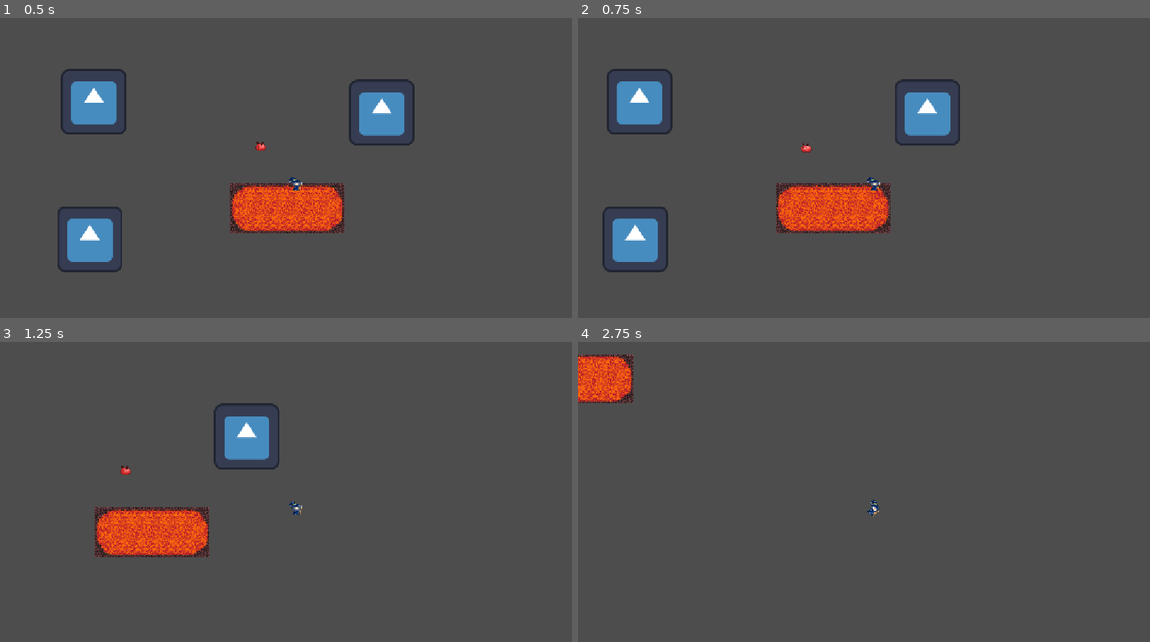
Above: before the commit, frames 1-4 (two rows, left to right).
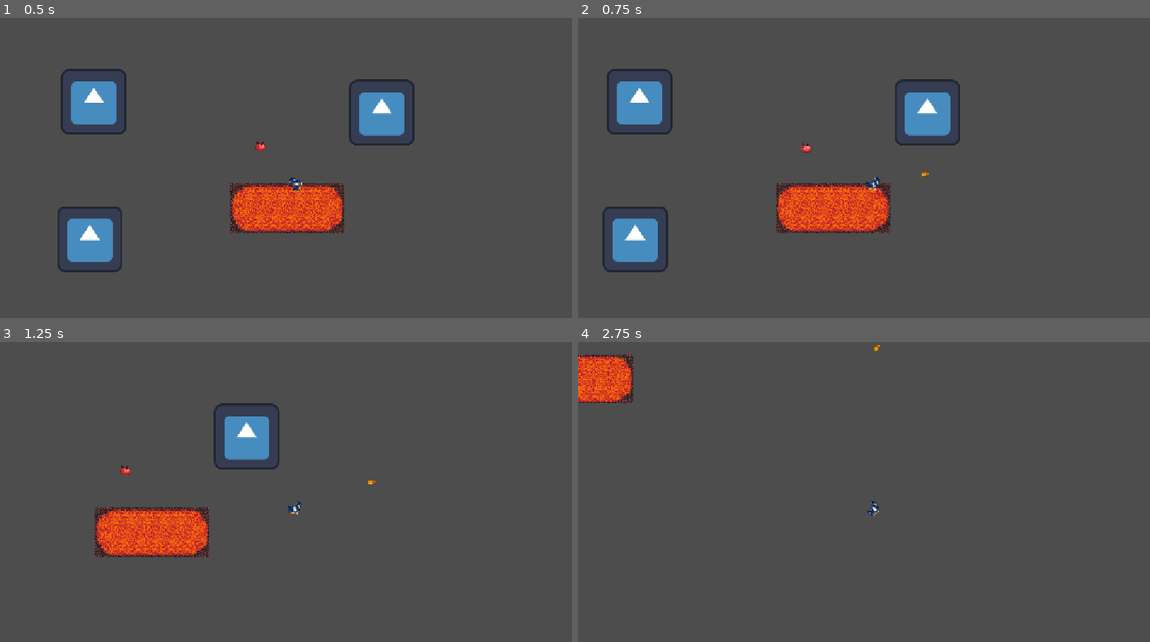
Above: after the commit, the same moments.

Repository: snwng/GMTK-Game-Jam-2026-entry
Game: Godot game, scene res://scenes/levels/main_scene.tscn
The game is run twice, just before and just after one commit, with the same random seed, the same clock (stepped at 60 frames per second) and the same inputs. The engine's default icon, where the game draws it, is replaced by a stand-in: a white triangle on a blue panel in a dark square.
Inputs (mouse positions are in pixels of both pictures, inside the frame that each line leads up to):
- Up to frame 1 (0.5 s): no input
- Up to frame 2 (0.75 s): tap Enter at 0.5 s; move the mouse to (1001, 168) at 0.52 s; hold Right (move_right) from 0.53 s (still down); click (1001, 168) at 0.6 s
- Up to frame 3 (1.25 s): keep holding Right (move_right)
- Up to frame 4 (2.75 s): move the mouse to (755, 525) at 1.27 s; release Right (move_right) at 1.28 s; hold Down (move_down) 1.28-2.03 s; click (755, 525) at 1.35 s; move the mouse to (932, 435) at 2.02 s; hold Right (move_right) from 2.03 s (still down); click (932, 435) at 2.1 s

Frame 1 is identical in both runs. In frame 2, 0.1% of the frame differs, in the area x 50-62%, y 51-58%; in frame 3, 0.1%; in frame 4, 0.3%, in the area x 0-53%, y 0-59%.
Error before the commit: Trying to assign value of type 'CanvasLayer' to a variable of type 'Control'. (res://scripts/game_manager.gd:5)

Commit message:
fixing a script gettin dettached after merge

Diff:
--- a/scenes/entities/player.tscn
+++ b/scenes/entities/player.tscn
@@ -1,9 +1,9 @@
 [gd_scene format=3 uid="uid://dlju7bra6sm3n"]
 
 [ext_resource type="Script" uid="uid://cmj6jivon5luh" path="res://scripts/player_controller.gd" id="1_08t41"]
-[ext_resource type="Script" uid="uid://c8606cj34t43w" path="res://scripts/camera_effects.gd" id="3_1ie0h"]
 [ext_resource type="Texture2D" uid="uid://cq5xr6e4hsgrl" path="res://assets/sprites/mouse_two_sprites.png" id="2_1ie0h"]
 [ext_resource type="Texture2D" uid="uid://tjxpd8i88lt4" path="res://assets/sprites/Witch_two_sprites.png" id="3_1ie0h"]
+[ext_resource type="Script" uid="uid://c8606cj34t43w" path="res://scripts/camera_effects.gd" id="4_42nxq"]
 
 [sub_resource type="RectangleShape2D" id="RectangleShape2D_x2gbe"]
 size = Vector2(125, 130)
@@ -95,9 +95,7 @@
 animation = &"idle_normal"
 
 [node name="Camera2D" type="Camera2D" parent="CharacterBody2D" unique_id=839453079]
-script = ExtResource("3_1ie0h")
-default_screen_shake_intensity = 8.0
-shake_decay = 0.95
+script = ExtResource("4_42nxq")
 
 [node name="Timer" type="Timer" parent="CharacterBody2D" unique_id=121110270]
 autostart = true
--- a/scripts/game_manager.gd
+++ b/scripts/game_manager.gd
@@ -2,7 +2,7 @@
 class_name GameManager extends Node
 
 @onready var world2D: Node2D = $World2D
-@onready var ui: Control = $UI
+@onready var ui: CanvasLayer = $UI
 
 var player: Player = null
 var current_2D_scene: Node = null
